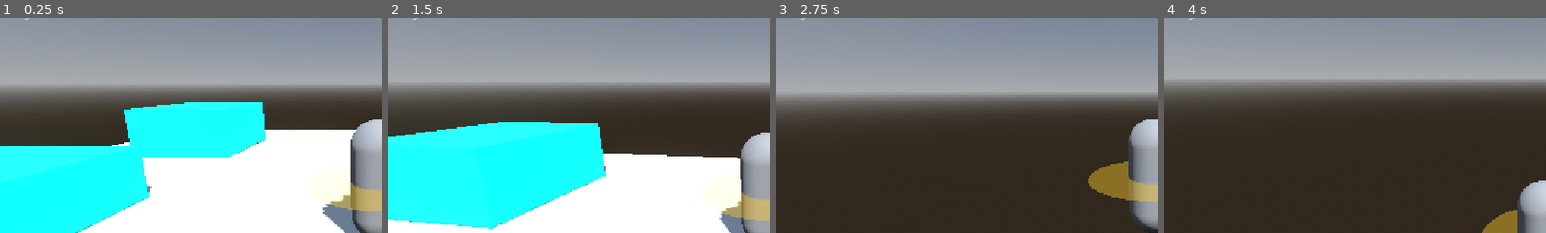
Above: before the commit, frames 1-4 (left to right).
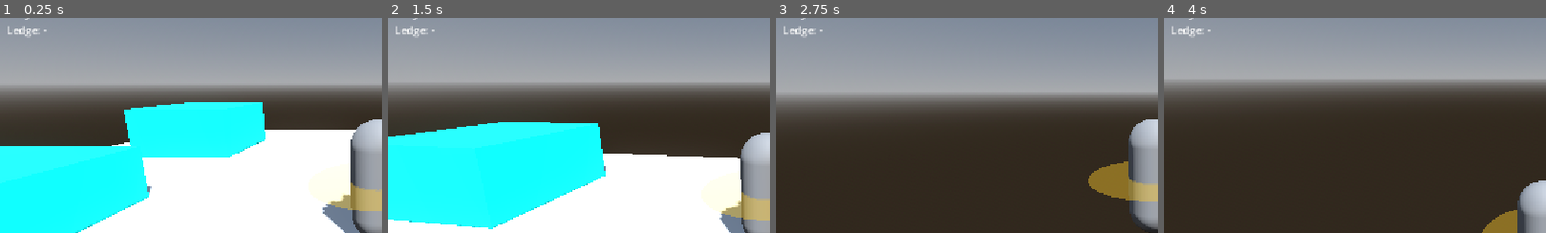
Above: after the commit, the same moments.

Repository: allanbil214/sekiro-like
Game: Godot game, scene res://scenes/arena/test_arena.tscn
Same seed, same stepped clock (60 frames per second), same inputs: the game is played once before the commit and once after it.
Inputs (mouse positions are % of the whole screen's width and height, from its top left):
- Up to frame 1 (0.25 s): no input
- Up to frame 2 (1.5 s): tap Enter at 0.5 s; move the mouse to (55, 50) at 0.52 s; hold Ctrl (crouch) 0.53-1.28 s; hold W (move_forward) from 0.53 s (still down); tap Space (jump) at 0.77, 0.8, 1.07, 1.35 s; move the mouse to (45, 50) at 1.27 s
- Up to frame 3 (2.75 s): keep holding W (move_forward); tap Space (jump) at 1.52, 1.82, 2.3 s; tap Ctrl (crouch) at 1.55 s; move the mouse to (52, 48) at 2.02 s; hold Ctrl (crouch) from 2.03 s (still down)
- Up to frame 4 (4 s): keep holding W (move_forward); move the mouse to (49, 52) at 2.77 s; release Ctrl (crouch) at 2.78 s; tap Shift (dodge) at 2.85 s; tap Space (jump) at 3.02, 3.32, 3.77, 3.8 s; tap Ctrl (crouch) at 3.05 s; move the mouse to (57, 51) at 3.52 s; hold Ctrl (crouch) from 3.53 s (still down)
The pictures show only the part of the screen within x 0-50%, y 22-72%; the shares and areas given below are measured in that part.

The runs differ from the first frame. In frame 1, 0.2% of the frame differs, in the area x 2-13%, y 3-9%; in frame 2, 0.2%; in frame 3, 0.2%, in the area x 2-13%, y 3-10%; in frame 4, 0.2%.

Commit message:
feat: add nightreign style climb mechanic

Diff:
--- /dev/null
+++ b/actions/ledge_climb.tres
@@ -0,0 +1,10 @@
+[gd_resource type="Resource" script_class="ActionData" format=3]
+
+[ext_resource type="Script" path="res://resources/action_data.gd" id="1_actiondata"]
+
+[resource]
+script = ExtResource("1_actiondata")
+kind = 6
+animation = &"ledge_climb"
+duration = 0.6
+locked_until = 0.6
--- a/scenes/player/player.tscn
+++ b/scenes/player/player.tscn
@@ -15,6 +15,8 @@
 [ext_resource type="Resource" uid="uid://dhkj22t4umr05" path="res://actions/slide.tres" id="11_gx1jg"]
 [ext_resource type="Script" uid="uid://cs572tvmllo5x" path="res://scripts/player/states/wall_jump_state.gd" id="12_ugbui"]
 [ext_resource type="Resource" path="res://actions/wall_jump.tres" id="13_fcs02"]
+[ext_resource type="Script" uid="uid://defbvba4mj6y2" path="res://scripts/player/states/ledge_climb_state.gd" id="15_kvlxm"]
+[ext_resource type="Resource" path="res://actions/ledge_climb.tres" id="16_uf5tr"]
 
 [sub_resource type="CapsuleShape3D" id="CapsuleShape3D_wynvb"]
 radius = 0.4
@@ -88,5 +90,9 @@
 script = ExtResource("12_ugbui")
 action = ExtResource("13_fcs02")
 
+[node name="LedgeClimb" type="Node" parent="StateMachine" unique_id=479839874]
+script = ExtResource("15_kvlxm")
+action = ExtResource("16_uf5tr")
+
 [node name="DebugOverlay" type="CanvasLayer" parent="." unique_id=1008711021]
 script = ExtResource("9_fcs02")
--- a/scripts/player/player.gd
+++ b/scripts/player/player.gd
@@ -39,6 +39,19 @@
 ## Air jump presses this close to the floor (m) are left buffered for the landing jump.
 @export var air_jump_ground_margin: float = 0.3
 
+@export_group("Ledge")
+## Hand zone: a ledge top counts if it is between these heights above the feet (m).
+@export var ledge_zone_min: float = 1.4
+@export var ledge_zone_max: float = 2.1
+## How directly the input must point at the wall to grab a ledge (dot product, 0.5 = within 60 degrees).
+@export var ledge_input_threshold: float = 0.5
+## No ledge grab while rising faster than this (m/s). 99 = no limit (grab while rising too).
+@export var ledge_max_rise_speed: float = 99.0
+## Only grab a ledge while the jump button is held (stops accidental re-grabs after a drop).
+@export var ledge_requires_jump_held: bool = true
+## Gap (m) between the capsule and the wall edge at the landing spot on top.
+@export var ledge_standoff: float = 0.1
+
 @export_group("Input")
 @export var input_buffer_time: float = 0.15
 
@@ -54,6 +67,12 @@
 var wall_jumps_used: int = 0
 ## Set by try_air_jump() when it returns true: the surface normal of the wall to jump from.
 var wall_normal: Vector3 = Vector3.ZERO
+## Set by try_ledge_grab() when it returns true (read by the LedgeClimb state).
+var ledge_stand_pos: Vector3 = Vector3.ZERO
+var ledge_wall_normal: Vector3 = Vector3.ZERO
+## Debug: where the last ledge was found, and when (msec).
+var last_ledge_point: Vector3 = Vector3.ZERO
+var last_ledge_ms: int = -100000
 
 var _headroom_shape: CapsuleShape3D
 var _nose_drop: float = 0.4
@@ -177,9 +196,14 @@
 
 ## True if there is room above to stand up (checked with a standing-sized capsule).
 func can_stand() -> bool:
+	return _fits_standing_at(global_position)
+
+
+## True if a standing capsule fits with its feet at the given point.
+func _fits_standing_at(feet: Vector3) -> bool:
 	var params := PhysicsShapeQueryParameters3D.new()
 	params.shape = _headroom_shape
-	params.transform = Transform3D(Basis.IDENTITY, global_position + Vector3.UP * (0.07 + _headroom_shape.height * 0.5))
+	params.transform = Transform3D(Basis.IDENTITY, feet + Vector3.UP * (0.07 + _headroom_shape.height * 0.5))
 	params.collision_mask = collision_mask
 	params.exclude = [get_rid()]
 	return get_world_3d().direct_space_state.intersect_shape(params, 1).is_empty()
@@ -196,6 +220,16 @@
 
 
 ## Slide pose: arms held straight forward at crouched shoulder height until stop_slide_arms().
+func play_climb_arms() -> void:
+	if _reach_arms != null:
+		_reach_arms.hold_up()
+
+
+func release_arms() -> void:
+	if _reach_arms != null:
+		_reach_arms.release()
+
+
 func play_slide_arms() -> void:
 	if _reach_arms != null:
 		_reach_arms.hold_forward(crouch_height - _nose_drop)
@@ -236,7 +270,11 @@
 		var distance := origin.distance_to(hit["position"])
 		if distance < best_distance:
 			best_distance = distance
-			best = {"normal": Vector3(normal.x, 0.0, normal.z).normalized(), "distance": distance}
+			best = {
+				"normal": Vector3(normal.x, 0.0, normal.z).normalized(),
+				"distance": distance,
+				"position": hit["position"],
+			}
 	return best
 
 
@@ -256,3 +294,82 @@
 		reach_ready = false
 		play_reach_arms()
 	return false
+
+
+## Looks for a ledge to grab: airborne, near the top of a jump or falling, input toward a
+## wall, a flat ledge top in the hand zone that is deep enough, and room to stand on it.
+## Returns {"stand_position", "normal", "edge"} or {}.
+func find_ledge() -> Dictionary:
+	if is_on_floor() or velocity.y > ledge_max_rise_speed:
+		return {}
+	if ledge_requires_jump_held and not Input.is_action_pressed("jump"):
+		return {}
+	var want := get_move_input()
+	want.y = 0.0
+	if want.length_squared() < 0.01:
+		return {}
+	var wall := find_wall()
+	if wall.is_empty():
+		return {}
+	var normal: Vector3 = wall["normal"]
+	if want.normalized().dot(-normal) < ledge_input_threshold:
+		return {}
+	var hit_pos: Vector3 = wall["position"]
+	var to_face := Vector3(hit_pos.x - global_position.x, 0.0, hit_pos.z - global_position.z)
+	var face_distance := to_face.dot(-normal)
+	var feet_y := global_position.y
+	var space := get_world_3d().direct_space_state
+	var radius := (_collision_shape.shape as CapsuleShape3D).radius
+	var base := Vector3(global_position.x, 0.0, global_position.z)
+
+	# 1. Ray down just inside the wall face to find the ledge top.
+	var probe := base - normal * (face_distance + 0.15)
+	var top_query := PhysicsRayQueryParameters3D.create(
+			Vector3(probe.x, feet_y + ledge_zone_max + 0.2, probe.z),
+			Vector3(probe.x, feet_y + ledge_zone_min - 0.05, probe.z),
+			collision_mask, [get_rid()])
+	var top := space.intersect_ray(top_query)
+	if top.is_empty():
+		return {}
+	var top_normal: Vector3 = top["normal"]
+	var top_pos: Vector3 = top["position"]
+	if top_normal.y < 0.9 or top_pos.y < feet_y + ledge_zone_min or top_pos.y > feet_y + ledge_zone_max:
+		return {}
+
+	# 2. The top must be deep enough to stand on: check the landing spot.
+	var stand_xz := base - normal * (face_distance + radius + ledge_standoff)
+	var stand_query := PhysicsRayQueryParameters3D.create(
+			Vector3(stand_xz.x, top_pos.y + 0.5, stand_xz.z),
+			Vector3(stand_xz.x, top_pos.y - 0.3, stand_xz.z),
+			collision_mask, [get_rid()])
+	var ground := space.intersect_ray(stand_query)
+	if ground.is_empty():
+		return {}
+	var ground_normal: Vector3 = ground["normal"]
+	var ground_pos: Vector3 = ground["position"]
+	if ground_normal.y < 0.9 or absf(ground_pos.y - top_pos.y) > 0.1:
+		return {}
+	var stand_pos := Vector3(stand_xz.x, ground_pos.y, stand_xz.z)
+
+	# 3. There must be room for the standing capsule up there.
+	if not _fits_standing_at(stand_pos + Vector3.UP * 0.02):
+		return {}
+	return {"stand_position": stand_pos, "normal": normal, "edge": top_pos}
+
+
+## If a ledge can be grabbed, stores it for the LedgeClimb state and returns true
+## (the caller transitions to LedgeClimb).
+func try_ledge_grab() -> bool:
+	var ledge := find_ledge()
+	if ledge.is_empty():
+		return false
+	ledge_stand_pos = ledge["stand_position"]
+	ledge_wall_normal = ledge["normal"]
+	last_ledge_point = ledge["edge"]
+	last_ledge_ms = Time.get_ticks_msec()
+	return true
+
+
+## Turn the body collision on or off (used during the scripted ledge climb).
+func set_body_collision_enabled(enabled: bool) -> void:
+	_collision_shape.set_deferred("disabled", not enabled)
--- a/scripts/player/reach_arms.gd
+++ b/scripts/player/reach_arms.gd
@@ -12,6 +12,8 @@
 @export var raised_angle_deg: float = 140.0
 ## Pose angle while sliding: 90 = arms straight forward.
 @export var slide_angle_deg: float = 90.0
+## Pose angle while climbing a ledge: 180 = arms straight up.
+@export var climb_angle_deg: float = 180.0
 @export var color: Color = Color(1.0, 0.6, 0.15)
 
 var _pivots: Array[Node3D] = []
@@ -53,9 +55,18 @@
 
 ## Swing the arms forward (slide_angle_deg) and keep them there until release().
 func hold_forward(shoulder_y: float) -> void:
+	_hold(slide_angle_deg, shoulder_y)
+
+
+## Swing the arms straight up (climb_angle_deg) and keep them there until release().
+func hold_up() -> void:
+	_hold(climb_angle_deg, shoulder_height)
+
+
+func _hold(angle_deg: float, shoulder_y: float) -> void:
 	if _tween != null:
 		_tween.kill()
-	_angle_deg = slide_angle_deg
+	_angle_deg = angle_deg
 	_set_shoulder_height(shoulder_y)
 	visible = true
 	_tween = create_tween()
--- a/scripts/player/states/air_state.gd
+++ b/scripts/player/states/air_state.gd
@@ -6,6 +6,9 @@
 func physics_update(delta: float) -> void:
 	player.coyote_timer = maxf(player.coyote_timer - delta, 0.0)
 	player.apply_gravity(delta)
+	if player.try_ledge_grab():
+		machine.transition_to(&"LedgeClimb")
+		return
 	if player.coyote_timer > 0.0 and player.input_buffer.consume(&"jump"):
 		player.start_jump()
 	elif player.coyote_timer <= 0.0 and player.try_air_jump():
--- /dev/null
+++ b/scripts/player/states/ledge_climb_state.gd
@@ -0,0 +1,45 @@
+class_name LedgeClimbState
+extends ActionState
+## Auto-climb onto a ledge found by Player.try_ledge_grab(). Scripted: the position is
+## moved directly (up along the wall, then forward onto the top) over the action's
+## duration, with the body collision off. The landing spot was checked for room first.
+
+## Share of the duration spent rising before moving forward onto the top.
+@export_range(0.1, 0.9) var rise_fraction: float = 0.6
+
+var _start: Vector3
+var _rise_end: Vector3
+var _target: Vector3
+
+
+func _on_action_enter(_previous: StringName) -> void:
+	_start = player.global_position
+	_target = player.ledge_stand_pos + Vector3.UP * 0.01
+	_rise_end = Vector3(_start.x, _target.y, _start.z)
+	player.velocity = Vector3.ZERO
+	player.snap_facing(-player.ledge_wall_normal)
+	player.set_body_collision_enabled(false)
+	player.play_climb_arms()
+
+
+func _on_action_update(_delta: float) -> void:
+	var t := clampf(action_time / maxf(action.duration, 0.001), 0.0, 1.0)
+	if t < rise_fraction:
+		var u := smoothstep(0.0, 1.0, t / rise_fraction)
+		player.global_position = _start.lerp(_rise_end, u)
+	else:
+		var u := smoothstep(0.0, 1.0, (t - rise_fraction) / (1.0 - rise_fraction))
+		player.global_position = _rise_end.lerp(_target, u)
+	player.velocity = Vector3.ZERO
+
+
+func _on_action_exit() -> void:
+	player.set_body_collision_enabled(true)
+	player.release_arms()
+
+
+func _on_action_finished() -> void:
+	player.global_position = _target
+	player.velocity = Vector3.ZERO
+	player.reset_air_actions()
+	machine.transition_to(&"Locomotion")
--- a/scripts/player/states/wall_jump_state.gd
+++ b/scripts/player/states/wall_jump_state.gd
@@ -40,6 +40,9 @@
 		player.reset_air_actions()
 		machine.transition_to(&"Locomotion")
 		return
+	if player.try_ledge_grab():
+		machine.transition_to(&"LedgeClimb")
+		return
 	if action.can_cancel(action_time) and player.try_air_jump():
 		machine.transition_to(&"WallJump")
 
--- a/scripts/ui/debug_overlay.gd
+++ b/scripts/ui/debug_overlay.gd
@@ -7,11 +7,14 @@
 @export var tint_color: Color = Color(0.3, 0.7, 1.0)
 ## Show a ring at chest height marking how far a wall counts as "in range" for wall jumps.
 @export var show_wall_range: bool = true
+## Show a marker at the ledge edge found by the last ledge check.
+@export var show_ledge_marker: bool = true
 
 var _player: Player
 var _label: Label
 var _body: MeshInstance3D
 var _tint_material: StandardMaterial3D
+var _ledge_marker: MeshInstance3D
 
 
 func _ready() -> void:
@@ -24,6 +27,8 @@
 	_tint_material.albedo_color = tint_color
 	if show_wall_range:
 		_create_wall_range_ring.call_deferred()
+	if show_ledge_marker:
+		_create_ledge_marker.call_deferred()
 
 
 func _process(_delta: float) -> void:
@@ -33,6 +38,11 @@
 		"ready" if _player.reach_ready else "used",
 		_player.wall_jumps_used, _player.max_wall_jumps, _player.velocity.y,
 	]
+	var ledge_recent := Time.get_ticks_msec() - _player.last_ledge_ms < 600
+	text += "\nLedge: %s" % ("found" if ledge_recent else "-")
+	if _ledge_marker != null:
+		_ledge_marker.visible = ledge_recent
+		_ledge_marker.global_position = _player.last_ledge_point
 	var action_state := machine.current as ActionState
 	if action_state != null:
 		text += "\nAction time: %.2f / %.2f" % [action_state.action_time, action_state.action.duration]
@@ -62,3 +72,19 @@
 	ring.material_override = material
 	ring.position = Vector3(0.0, _player.stand_height * 0.5, 0.0)
 	_player.add_child(ring)
+
+
+func _create_ledge_marker() -> void:
+	var mesh := SphereMesh.new()
+	mesh.radius = 0.08
+	mesh.height = 0.16
+	var material := StandardMaterial3D.new()
+	material.albedo_color = Color(1.0, 0.2, 0.8)
+	material.shading_mode = BaseMaterial3D.SHADING_MODE_UNSHADED
+	_ledge_marker = MeshInstance3D.new()
+	_ledge_marker.name = "LedgeMarker"
+	_ledge_marker.mesh = mesh
+	_ledge_marker.material_override = material
+	_ledge_marker.top_level = true
+	_ledge_marker.visible = false
+	_player.add_child(_ledge_marker)
Not shown, added: scripts/player/states/ledge_climb_state.gd.uid
Not shown, changed: docs/handoff.md
